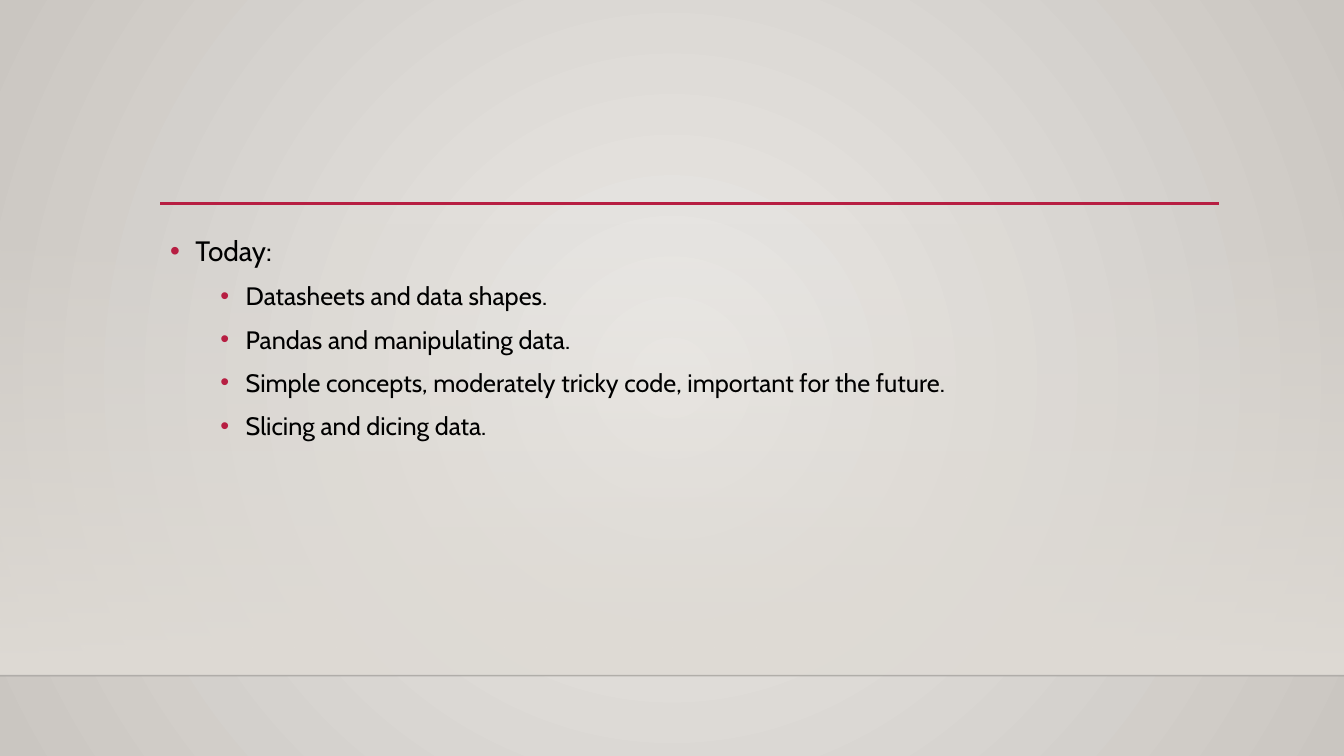
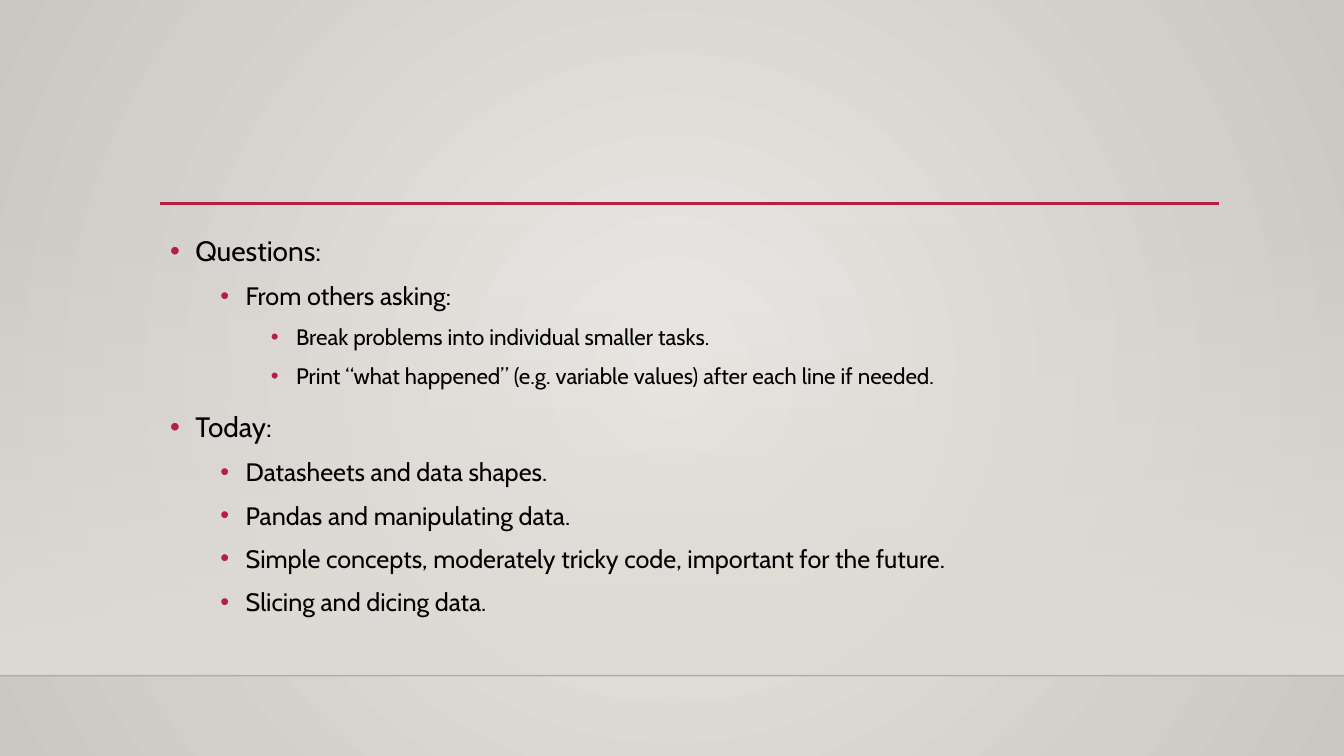
Before and after one commit to AkeemSemper/ML_for_Non_DS_Students, a slide deck: slide 1 of course_resources/slides/Used/005_Pandas_Datasheet.pptx. Drawn at 1344x756 pixels with LibreOffice and Linux fonts; fonts in the diff are those of the drawing; background and template pictures are left out. Boxes give left, top, right and bottom in pixels: in the first picture for what was removed or moved away, otherwise in the second. Text is boxed around its words. In the diff, an @@ line names an element or a change of style, - is before the commit and + after.

```diff
--- a/course_resources/slides/Used/005_Pandas_Datasheet.pptx
+++ b/course_resources/slides/Used/005_Pandas_Datasheet.pptx
@@ text at [195, 241, 934, 390]: paragraphs added @@
+• Questions:
+  • From others asking:
+    • Break problems into individual smaller tasks.
+    • Print “what happened” (e.g. variable values) after each line if needed.
```
Also in this commit, not shown: 1 other file.
